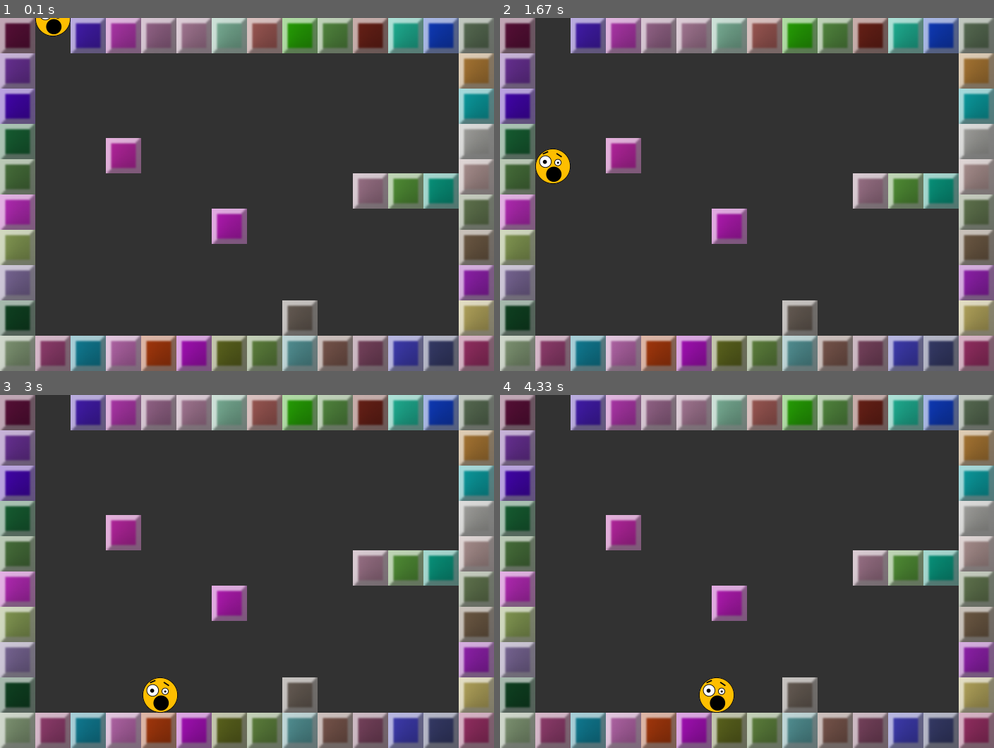
Above: before the commit, frames 1-4 (two rows, left to right).
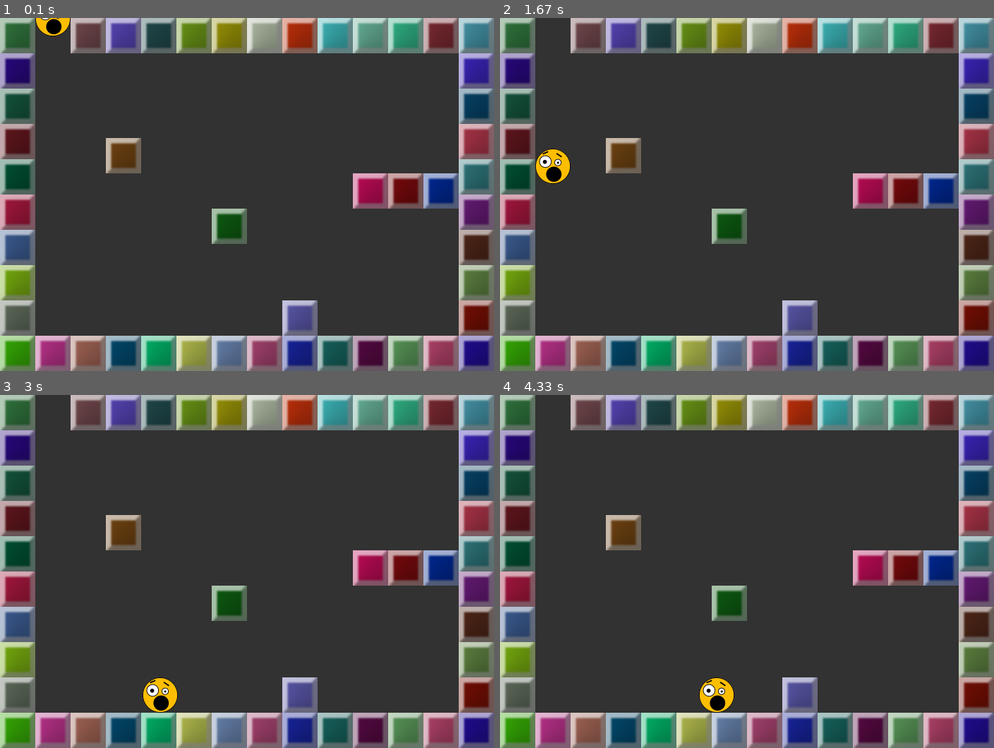
Above: after the commit, the same moments.

Repository: Mekire/pygame-samples
Game: pygame game, started from platforming/fall_mask.py
Same seed, same stepped clock (60 frames per second), same inputs: the game is played once before the commit and once after it.
Inputs:
- Up to frame 1 (0.1 s): no input
- Up to frame 2 (1.67 s): hold Right 0.33-0.8 s; hold Left from 1.33 s (still down)
- Up to frame 3 (3 s): release Left at 1.87 s; hold Right 2.33-2.97 s
- Up to frame 4 (4.33 s): hold Left 3-3.47 s; tap Space at 3.07, 3.37, 3.57, 3.87, 4.07 s; hold Right 3.5-3.97 s; hold Right from 4 s (still down)

The runs differ from the first frame. In frame 1, 31% of the frame differs, in the area x 0-100%, y 0-100%; in frame 2, 31%; in frame 3, 31%; in frame 4, 31%.

Commit message:
Refined platforming/fall_mask.py

Diff:
--- a/platforming/fall_mask.py
+++ b/platforming/fall_mask.py
@@ -12,17 +12,19 @@
 
 import os
 import sys
+import random
 import pygame as pg
-from random import randint
 
 
 CAPTION = "Basic Platforming: Pixel Perfect Collision"
+SCREEN_SIZE = (700,500)
+BACKGROUND_COLOR = (50,50,50)
 
 
 class _Physics(object):
-    """A simplified physics class.  Using a 'real' gravity function here, though
-    it is questionable whether or not it is worth the effort.  Compare to the
-    effect of gravity in fall_rect and decide for yourself."""
+    """A simplified physics class.  Using a 'real' gravity function here,
+    though it is questionable whether or not it is worth the effort. Compare
+    to the effect of gravity in fall_rect and decide for yourself."""
     def __init__(self):
         """You can experiment with different gravity here."""
         self.x_vel = self.y_vel = self.y_vel_i = 0
@@ -46,7 +48,7 @@
     """Class representing our player."""
     def __init__(self,location,speed):
         """The location is an (x,y) coordinate pair, and speed is the player's
-        speed in pixels per frame.  Speed should be an integer."""
+        speed in pixels per frame. Speed should be an integer."""
         _Physics.__init__(self)
         pg.sprite.Sprite.__init__(self)
         self.image = PLAYER_IMAGE
@@ -56,8 +58,7 @@
         self.rect = self.image.get_rect(topleft=location)
 
     def get_position(self,obstacles):
-        """Calculate where our player will end up this frame including
-        collisions."""
+        """Calculate the player's position this frame, including collisions."""
         if not self.fall:
             self.check_falling(obstacles)
         else:
@@ -66,14 +67,13 @@
             self.check_collisions((self.x_vel,0),0,obstacles)
 
     def check_falling(self,obstacles):
-        """Checks one pixel below the player to see if the player is still on
-        the ground."""
-        old_rect = self.rect.copy()
+        """If player is not contacting the ground, enter fall state."""
         self.rect.move_ip((0,1))
         collisions = pg.sprite.spritecollide(self,obstacles,False)
-        if not any(pg.sprite.collide_mask(self,obs) for obs in collisions):
+        collidable = pg.sprite.collide_mask
+        if not pg.sprite.spritecollide(self,collisions,False,collidable):
             self.fall = True
-        self.rect = old_rect
+        self.rect.move_ip((0,-1))
 
     def check_collisions(self,offset,index,obstacles):
         """This function checks if a collision would occur after moving offset
@@ -83,7 +83,8 @@
         unaltered = True
         self.rect.move_ip(offset)
         collisions = pg.sprite.spritecollide(self,obstacles,False)
-        while any(pg.sprite.collide_mask(self,obs) for obs in collisions):
+        collidable = pg.sprite.collide_mask
+        while pg.sprite.spritecollide(self,collisions,False,collidable):
             self.rect[index] += (1 if offset[index]<0 else -1)
             unaltered = False
         return unaltered
@@ -102,18 +103,21 @@
             self.y_vel_i = -self.jump_power
             self.fall = True
 
-    def update(self,surface,obstacles,keys):
+    def update(self,obstacles,keys):
         """Everything we need to stay updated."""
         self.check_keys(keys)
         self.get_position(obstacles)
         self.physics_update()
+
+    def draw(self,surface):
+        """Blit the player to the target surface."""
         surface.blit(self.image,self.rect)
 
 
 class Block(pg.sprite.Sprite):
     """Class representing obstacles."""
     def __init__(self,location):
-        """Location is just an (x,y) coordinate pair."""
+        """The location argument is an (x,y) coordinate pair."""
         pg.sprite.Sprite.__init__(self)
         self.make_image()
         self.mask = pg.mask.from_surface(self.image)
@@ -121,8 +125,9 @@
 
     def make_image(self):
         """Something pretty to look at."""
+        color = [random.randint(0,255) for _ in range(3)]
         self.image = pg.Surface((50,50)).convert_alpha()
-        self.image.fill([randint(0,255) for i in range(3)])
+        self.image.fill(color)
         self.image.blit(SHADE_IMG,(0,0))
 
 
@@ -139,7 +144,7 @@
         self.obstacles = self.make_obstacles()
 
     def make_obstacles(self):
-        """Just adds some arbitrarily placed obstacles to a sprite.Group."""
+        """Adds some arbitrarily placed obstacles to a sprite.Group."""
         obstacles = [Block((400,400)),Block((300,270)),Block((150,170))]
         obstacles += [Block((500+50*i,220)) for i in range(3)]
         for i in range(12):
@@ -152,7 +157,6 @@
     def event_loop(self):
         """We can always quit, and the player can sometimes jump."""
         for event in pg.event.get():
-            self.keys = pg.key.get_pressed()
             if event.type == pg.QUIT or self.keys[pg.K_ESCAPE]:
                 self.done = True
             elif event.type == pg.KEYDOWN:
@@ -160,10 +164,18 @@
                     self.player.jump()
 
     def update(self):
-        """Redraw all screen objects and update the player."""
-        self.screen.fill((50,50,50))
+        """Update held keys and the player."""
+        self.keys = pg.key.get_pressed()
+        self.player.update(self.obstacles,self.keys)
+
+    def draw(self):
+        """Draw all necessary objects to the display surface."""
+        self.screen.fill(BACKGROUND_COLOR)
         self.obstacles.draw(self.screen)
-        self.player.update(self.screen,self.obstacles,self.keys)
+        self.player.draw(self.screen)
+
+    def display_fps(self):
+        """Show the programs FPS in the window handle."""
         caption = "{} - FPS: {:.2f}".format(CAPTION,self.clock.get_fps())
         pg.display.set_caption(caption)
 
@@ -172,15 +184,17 @@
         while not self.done:
             self.event_loop()
             self.update()
+            self.draw()
             pg.display.update()
             self.clock.tick(self.fps)
+            self.display_fps()
 
 
 if __name__ == "__main__":
     os.environ['SDL_VIDEO_CENTERED'] = '1'
     pg.init()
     pg.display.set_caption(CAPTION)
-    pg.display.set_mode((700,500))
+    pg.display.set_mode(SCREEN_SIZE)
     PLAYER_IMAGE = pg.image.load("smallface.png").convert_alpha()
     SHADE_IMG = pg.image.load("shader.png").convert_alpha()
     run_it = Control()
--- a/platforming/moving_platforms.py
+++ b/platforming/moving_platforms.py
@@ -18,7 +18,7 @@
     def __init__(self):
         """You can experiment with different gravity here."""
         self.x_vel = self.y_vel = 0
-        self.grav = 0.22
+        self.grav = 0.4
         self.fall = False
 
     def physics_update(self):
@@ -40,7 +40,7 @@
         self.image.fill(pg.Color("red"))
         self.rect = self.image.get_rect(topleft=location)
         self.speed = speed
-        self.jump_power = -8.0
+        self.jump_power = -9.0
         self.jump_cut_magnitude = -3.0
         self.on_moving = False
         self.collide_below = False
@@ -248,6 +248,7 @@
         static = [Block(pg.Color("darkgreen"),(250,780,200,100)),
                   Block(pg.Color("darkgreen"),(600,880,200,100)),
                   Block(pg.Color("darkgreen"),(20,360,880,40)),
+                  Block(pg.Color("darkgreen"),(950,400,30,20)),
                   Block(pg.Color("darkgreen"),(20,630,50,20)),
                   Block(pg.Color("darkgreen"),(80,530,50,20)),
                   Block(pg.Color("darkgreen"),(130,470,200,215)),
